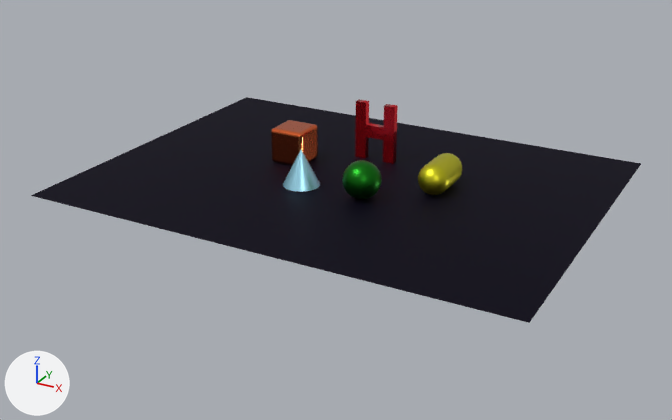
The glTF model data/models/H-rotation.gltf, before and after one commit.
Before and after are seen from a 50 mm camera at (65.9, -124.2, 56.1) aimed at (0.0, -4.4, -3.8). Lighting does not change. The marker at lower left points along +X, +Y and +Z. Where no turn or scale is listed for an object, it has been applied to the vertices. Vertices at the same position are counted once.
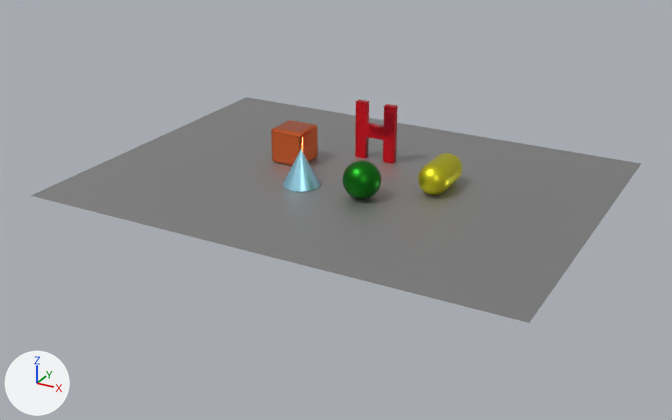
Where the newer file only moved an object's origin or applied its transform, the numbers keep the older frame.

Location of each change, [x1, y1, x2, y2] in pixels of the pictures (672 x 420 px):
'Plane', recoloured (black to grey): [31, 97, 641, 323] in both
part 1 of me_huawei, built on: [355, 99, 398, 164] in both

Patch to the scene script:
```diff
--- a/data/models/H-rotation.gltf.py
+++ b/data/models/H-rotation.gltf.py
@@ mat_m_floor_001 @@
 mat_m_floor_001 = principled_material('M_floor.001')
-mat_m_floor_001.base_color = (0.00248, 0.000782, 0.0121)  # black #08031d
+mat_m_floor_001.base_color = (0.378, 0.378, 0.378)  # grey #a5a5a5
 mat_m_floor_001.metallic = 0.8
@@ me_huawei @@
 # used by ob_huawei; location = (-0.296, 10.2, 4.993); rotation_euler = (1.571, 0.0, 0.0), in degrees (90, 0, 0); scale = (11.0, 13.0, 28.0)
-me_huawei.from_pydata(...)  # 24 vertices, 44 faces; spans x -0.329..0.329, y -0.381..0.381, z -0.02..0.02
+me_huawei.from_pydata(...)  # 168 vertices, 296 faces; spans x -0.329..0.329, y -0.02..0.02, z -0.381..0.381
+# me_huawei part 1: the whole mesh is rebuilt
 me_huawei.materials.append(mat_material_005)
@@ ob_huawei @@
 ob_huawei = bpy.data.objects.new('Huawei', me_huawei)
+ob_huawei.parent = ob_yup2zup
 ob_huawei.location = (-0.296, 10.2, 4.993)
@@ ob_yup2zup @@
+ob_yup2zup = bpy.data.objects.new('Yup2Zup', None)
+ob_yup2zup.location = (0.0, 0.0, 0.0)
+ob_yup2zup.rotation_euler = (1.571, 0.0, 0.0)  # degrees (90, 0, 0)
```
